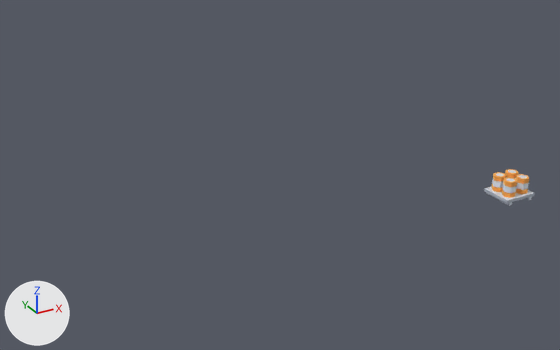
The glTF model public/models/mars/barrels.glb as it was, and as the next commit left it.
Before and after are seen from a 50 mm lens placed at (-6.27, -9.27, 5.09), pointed at (-0.83, 0.63, 0.14). Arrows for +X, +Y and +Z are at lower left; the lights stay in place. The first picture is the older version. Where no turn or scale is listed for an object, it has been applied to the vertices. Vertices at exactly the same position are counted once.

Objects in the first picture: 'barrel', 'barrel.001', 'barrel.002', 'barrel.003', 'barrels'.
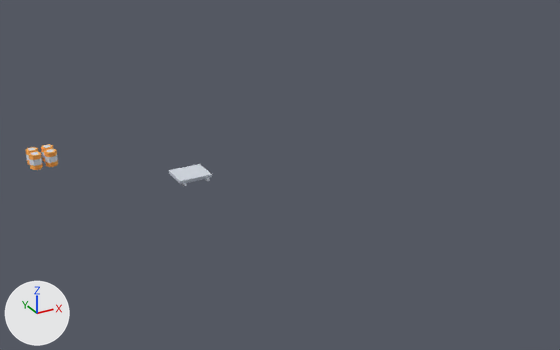
Boxes (x1, y1, x2, y2) around the edits, measured in the pictures (560 x 350 px; the box of a moved part takes in the faces that stretch with it):
```json
{"object": "barrels", "change": "moved", "before": [484, 186, 534, 206], "after": [169, 164, 212, 186]}
{"object": "barrel.001", "change": "moved", "before": [492, 172, 506, 192], "after": [29, 151, 43, 170]}
{"object": "barrel.003", "change": "reshaped, moved", "before": [505, 169, 519, 179], "after": [44, 149, 58, 167]}
{"object": "barrel.002", "change": "reshaped, moved", "before": [516, 174, 529, 194], "after": [26, 147, 38, 165], "on screen": "7% narrower, 10% shorter"}
{"object": "barrel", "change": "deleted", "before": [502, 177, 517, 198]}
{"object": "barrel.004", "change": "added", "after": [41, 144, 53, 162]}
{"part": 2, "of": "me_mesh_barrel", "change": "moved or reshaped", "before": [492, 169, 529, 198], "after": [29, 151, 43, 170]}
```

The change, as JSON lines over the scene's bpy script:
```json
{"block": "me_mesh_barrels", "where": "# used by ob_barrels; parent = ob_tmpparent; location = (2.0, -1.5, 0.0)"}
{"op": "remove", "block": "me_mesh_barrels", "code": "me_mesh_barrels.from_pydata(...)  # 24 vertices, 44 faces; spans x -0.275..0.275, y -0.248..0.248, z 0.0..0.1"}
{"op": "add", "block": "me_mesh_barrels", "code": "me_mesh_barrels.from_pydata(...)  # 24 vertices, 44 faces; spans x -2.275..-1.725, y 1.252..1.748, z 0.0..0.1"}
{"block": "me_mesh_barrels", "change": "me_mesh_barrels part 1: the whole mesh is moved by (-2.0, 1.5, 0.0)"}
{"block": "me_mesh_barrel", "where": "# used by ob_barrel_001; parent = ob_barrels; location = (-0.125, 0.112, 0.1)"}
{"op": "remove", "block": "me_mesh_barrel", "code": "me_mesh_barrel.from_pydata(...)  # 30 vertices, 56 faces; spans x -0.1..0.1, y -0.087..0.087, z 0.0..0.25"}
{"op": "add", "block": "me_mesh_barrel", "code": "me_mesh_barrel.from_pydata(...)  # 30 vertices, 56 faces; spans x -4.225..-4.025, y 2.802..2.975, z 0.1..0.35"}
{"block": "me_mesh_barrel", "change": "me_mesh_barrel part 2: the whole mesh is moved by (-4.125, 2.888, 0.1)"}
{"op": "add", "block": "me_mesh_barrel_004", "code": ["me_mesh_barrel_004 = bpy.data.meshes.new('Mesh barrel.004')", "me_mesh_barrel_004.from_pydata(...)  # 30 vertices, 56 faces; spans x -3.975..-3.775, y 2.802..2.975, z 0.1..0.35", "# faces by material slot: [40, 16]", "me_mesh_barrel_004.materials.append(mat_metalred)  # orange #ffd07c", "me_mesh_barrel_004.materials.append(mat_metal)  # white #edf0f5"]}
{"op": "add", "block": "me_mesh_barrel_003", "code": ["me_mesh_barrel_003 = bpy.data.meshes.new('Mesh barrel.003')", "me_mesh_barrel_003.from_pydata(...)  # 30 vertices, 56 faces; spans x -4.225..-4.025, y 3.025..3.198, z 0.1..0.35", "# faces by material slot: [40, 16]", "me_mesh_barrel_003.materials.append(mat_metalred)  # orange #ffd07c", "me_mesh_barrel_003.materials.append(mat_metal)  # white #edf0f5"]}
{"op": "add", "block": "me_mesh_barrel_001", "code": ["me_mesh_barrel_001 = bpy.data.meshes.new('Mesh barrel.001')", "me_mesh_barrel_001.from_pydata(...)  # 30 vertices, 56 faces; spans x -3.975..-3.775, y 3.025..3.198, z 0.1..0.35", "# faces by material slot: [40, 16]", "me_mesh_barrel_001.materials.append(mat_metalred)  # orange #ffd07c", "me_mesh_barrel_001.materials.append(mat_metal)  # white #edf0f5"]}
{"op": "set", "path": "ob_barrels.location", "old": "(2.0, -1.5, 0.0)", "new": "(0.0, 0.0, 0.0)"}
{"op": "remove", "block": "ob_barrel", "code": ["ob_barrel = bpy.data.objects.new('barrel', me_mesh_barrel)", "ob_barrel.parent = ob_barrels", "ob_barrel.location = (-0.125, -0.112, 0.1)"]}
{"op": "set", "path": "ob_barrel_001.location", "old": "(-0.125, 0.112, 0.1)", "new": "(0.0, 0.0, 0.0)"}
{"op": "set", "path": "ob_barrel_002", "old": "bpy.data.objects.new('barrel.002', me_mesh_barrel)", "new": "bpy.data.objects.new('barrel.002', me_mesh_barrel_003)"}
{"op": "set", "path": "ob_barrel_002.location", "old": "(0.125, -0.112, 0.1)", "new": "(0.0, 0.0, 0.0)"}
{"op": "set", "path": "ob_barrel_003", "old": "bpy.data.objects.new('barrel.003', me_mesh_barrel)", "new": "bpy.data.objects.new('barrel.003', me_mesh_barrel_004)"}
{"op": "set", "path": "ob_barrel_003.location", "old": "(0.125, 0.112, 0.1)", "new": "(0.0, 0.0, 0.0)"}
{"op": "add", "block": "ob_barrel_004", "code": ["ob_barrel_004 = bpy.data.objects.new('barrel.004', me_mesh_barrel_001)", "ob_barrel_004.location = (0.0, 0.0, 0.0)"]}
```
